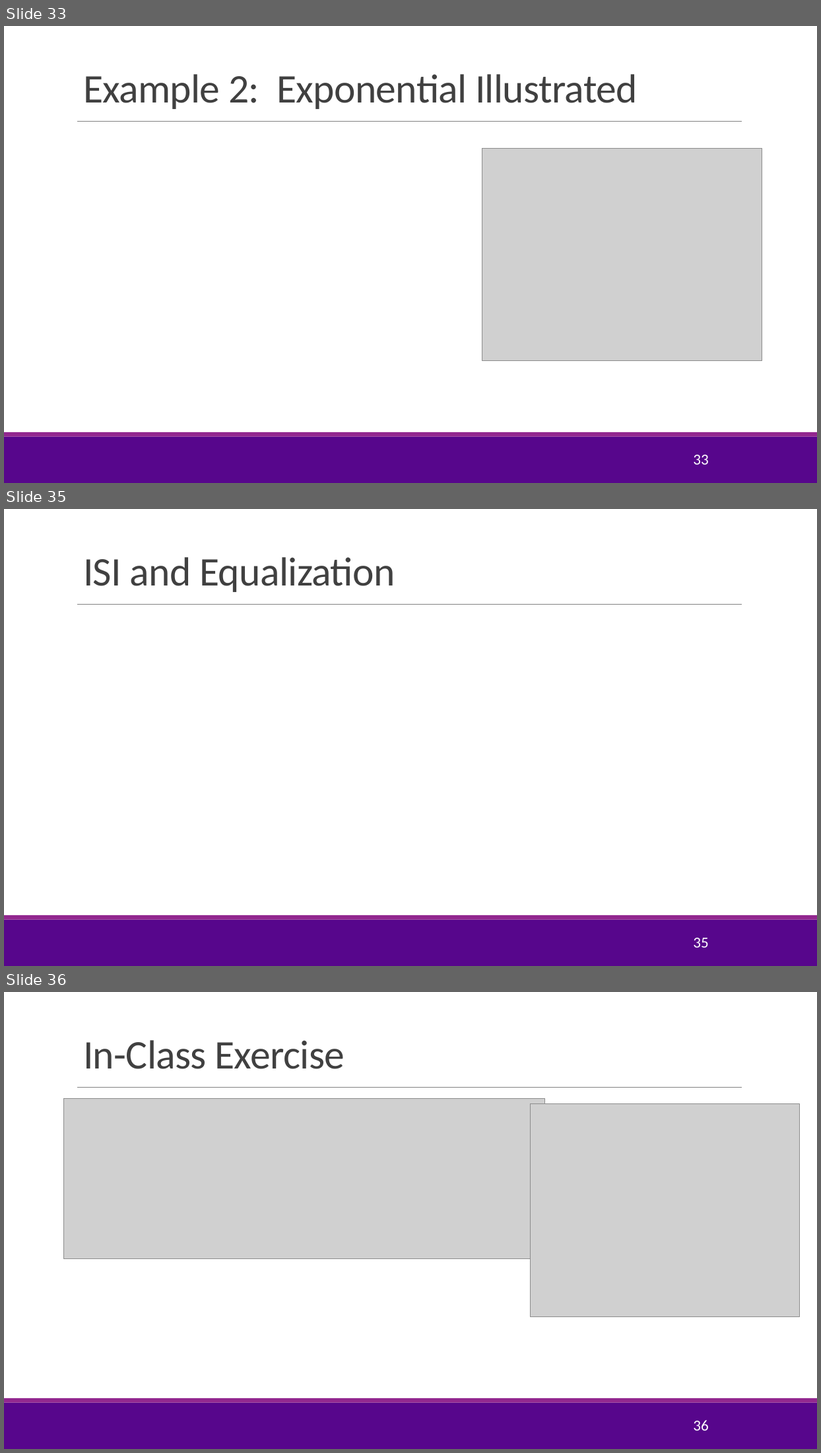
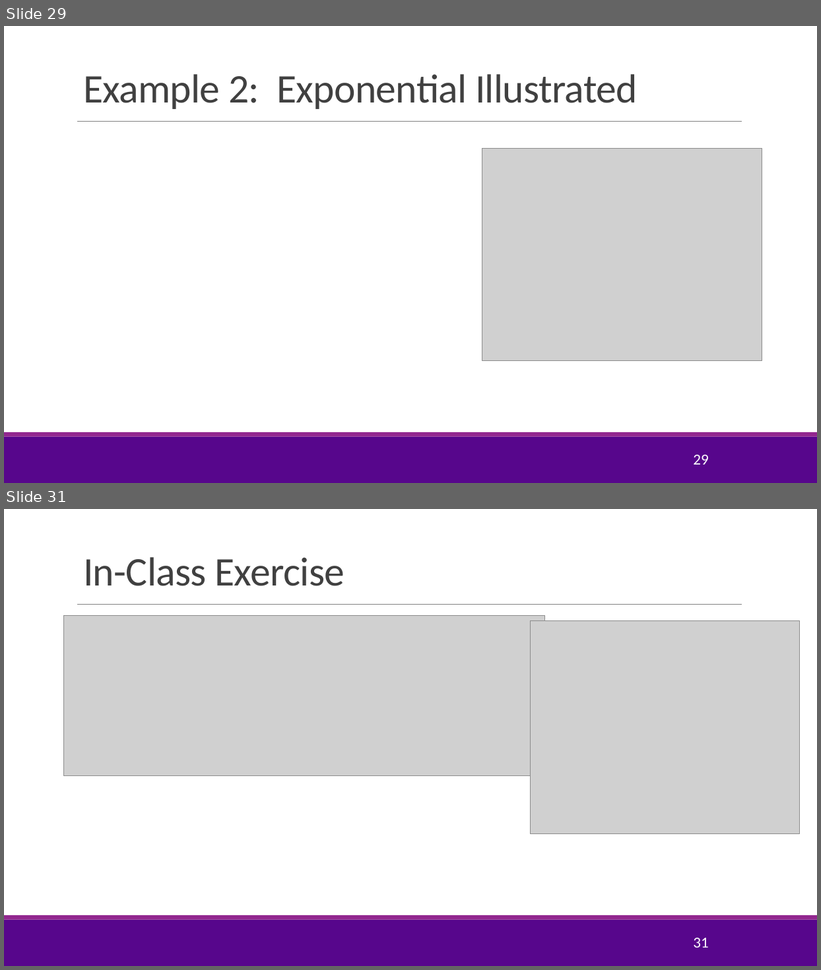
Before and after one commit to sdrangan/digitalcomm, a slide deck: Lectures/Unit03_RxFilter.pptx. Shown one above the other, each under a label of ours: slides 33, 35 and 36 before the commit, slides 29 and 31 after it; the slides between them are not shown. The pictures are 821x1453 and 821x970 pixels, drawn with LibreOffice and Linux fonts; fonts in the diff are those of the drawing; grey boxes stand for pictures; background and template pictures are left out. Boxes give left, top, right and bottom in pixels: in the first picture for what was removed or moved away, otherwise in the second. Text is boxed around its words. In the diff, an @@ line names an element or a change of style, - is before the commit and + after.

```diff
--- a/Lectures/Unit03_RxFilter.pptx
+++ b/Lectures/Unit03_RxFilter.pptx
@@ slide 35 removed at (x1=4, y1=509, x2=817, y2=966), background #FFFFFF; not listed: 3 template elements that a slide beside it also shows @@
@@ title removed at (x1=83, y1=557, x2=395, y2=592) @@
-ISI and Equalization
@@ page number removed at (x1=693, y1=938, x2=708, y2=948) @@
-35
@@ what was slide 33 is now slide 29 @@
@@ page number at (x1=693, y1=455, x2=708, y2=465): text changed @@
-33
+29
@@ what was slide 36 is now slide 31 @@
@@ page number at (x1=693, y1=938, x2=708, y2=948): text changed @@
-36
+31
```
Also in this commit, not shown: 4 slides changed, 1 slide added, 6 other slides removed, 7 other files.
